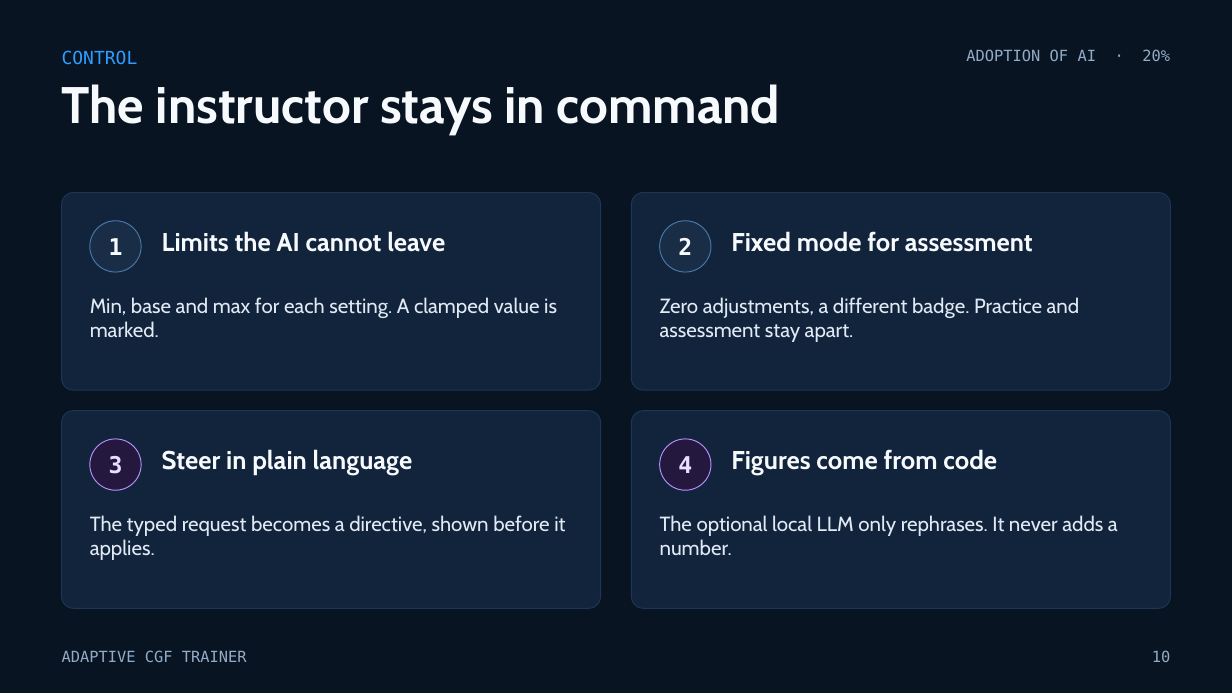
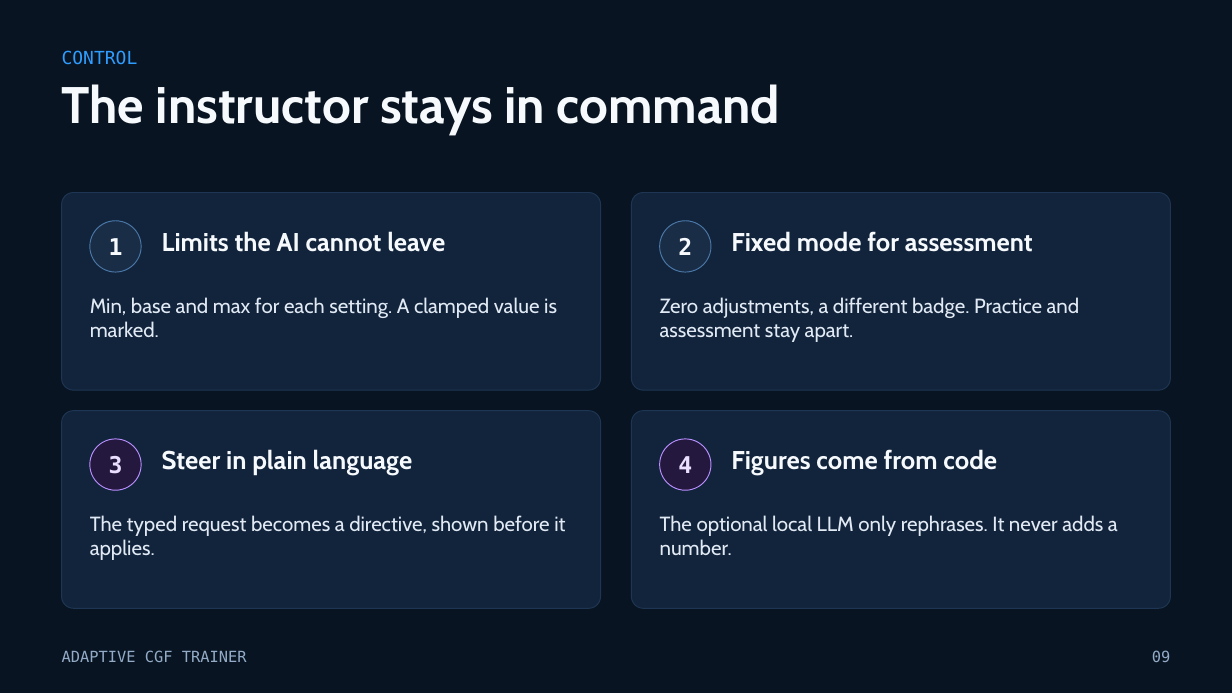
Before and after one commit to buttception/T-S_Hackathon26, a slide deck: slide 9 of cgf-demo/docs/pitch/Adaptive-CGF-Trainer.pptx (slide 10 before the commit). Drawn at 1232x693 pixels with LibreOffice and Linux fonts; fonts in the diff are those of the drawing. Boxes give left, top, right and bottom in pixels: in the first picture for what was removed or moved away, otherwise in the second. Text is boxed around its words. In the diff, an @@ line names an element or a change of style, - is before the commit and + after.

```diff
--- a/cgf-demo/docs/pitch/Adaptive-CGF-Trainer.pptx
+++ b/cgf-demo/docs/pitch/Adaptive-CGF-Trainer.pptx
@@ text removed at <box>966,49,1170,61</box> @@
-ADOPTION OF AI · 20%
@@ text at <box>1152,650,1170,662</box>: text changed @@
-10
+09
```
Also in this commit, not shown: 13 other slides changed, 1 slide removed, 2 other files.
